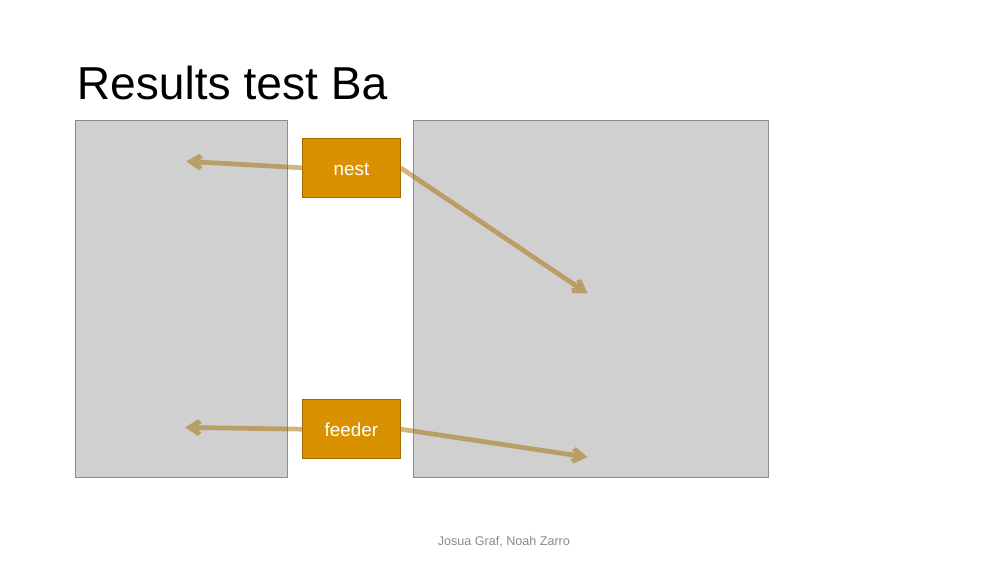
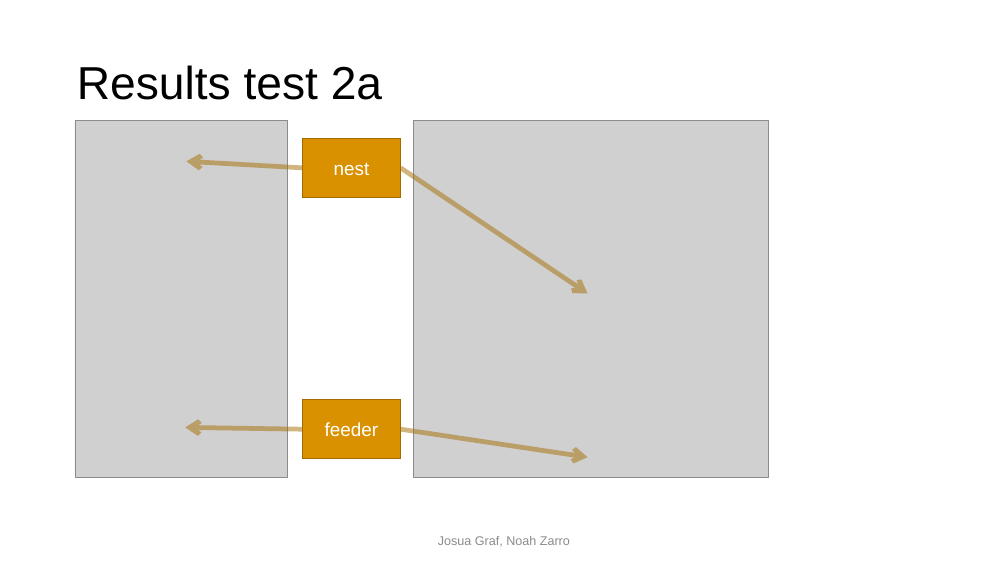
Before and after one commit to noahzarro/project_template, a slide deck: slide 10 of final_presentation/Back to home in desert.pptx. Drawn at 1008x567 pixels with LibreOffice and Linux fonts; fonts in the diff are those of the drawing; grey boxes stand for pictures; background and template pictures are left out. Boxes give left, top, right and bottom in pixels: in the first picture for what was removed or moved away, otherwise in the second. Text is boxed around its words. In the diff, an @@ line names an element or a change of style, - is before the commit and + after.

Commit message:
presentation final

```diff
--- a/final_presentation/Back to home in desert.pptx
+++ b/final_presentation/Back to home in desert.pptx
@@ title at box(77, 65, 382, 100): text changed @@
-Results test Ba
+Results test 2a
```
Also in this commit, not shown: 2 slides added, 1 other file.
